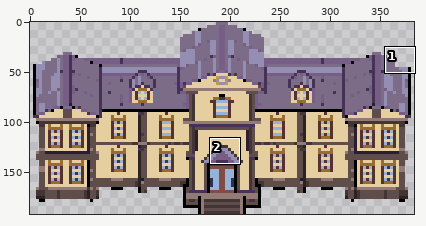
Two states of a sprite sheet, sprites/spr_shcool_building/391b68a8-49f1-445a-96ac-116f5734b1d1.png. The picture above shows the old version from afar; the outline marks the close-up.
Close-up. Before the edit:
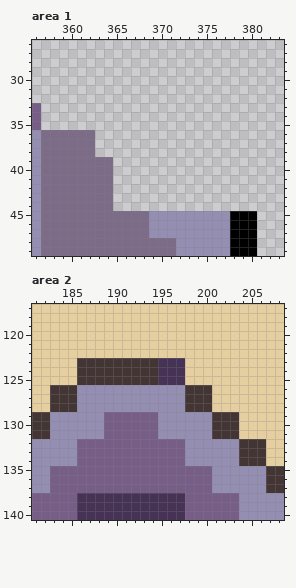
The file is 384x192 pixels. Shown: area 1: x 356..383, y 26..49; area 2: x 181..208, y 117..140.
The same view after the edit:
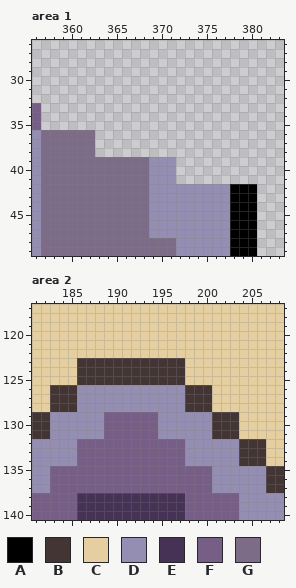
Palette (. is transparent): A #000000  B #423534  C #e5cea0  D #948eb2  E #463254  F #765e87  G #7c6c87
Diff:
Area 1:
The author put colour A in rows 42 to 44 at x 378 to 380.
The author put colour D in rows 39 to 41 at x 369 to 371; in rows 42 to 44 at x 369 to 377.
The author put colour G in rows 39 to 44 at x 365 to 368.
Area 2:
Colour E becomes colour B in rows 123 to 125 at x 195 to 197.
